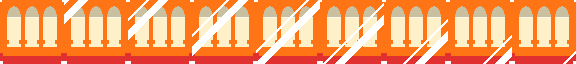
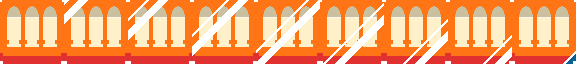
Before/after of a 576 x 64 layered artwork. What changed in the layer stack:
painted on "Sprite 9" over [566, 54, 576, 64]
